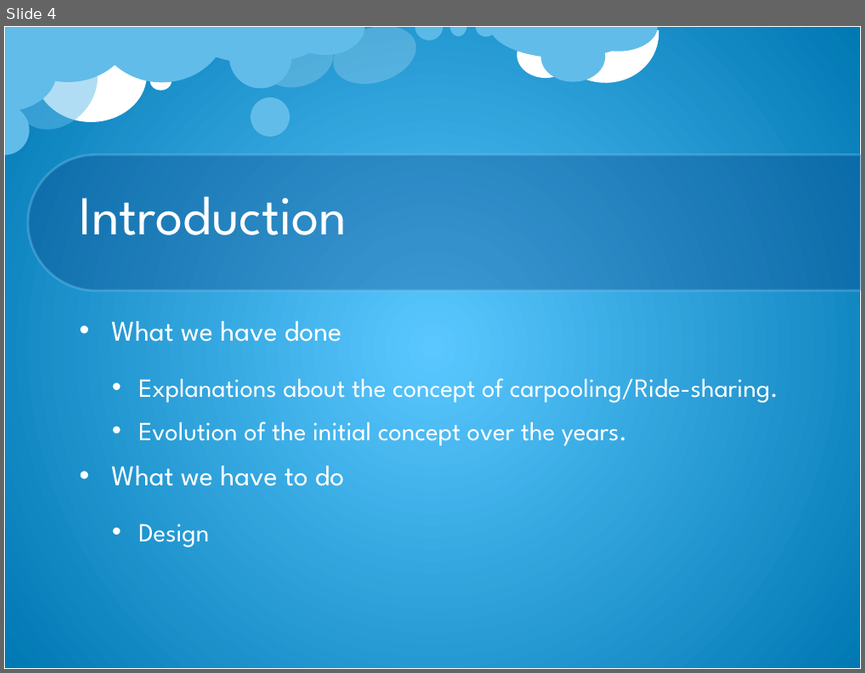
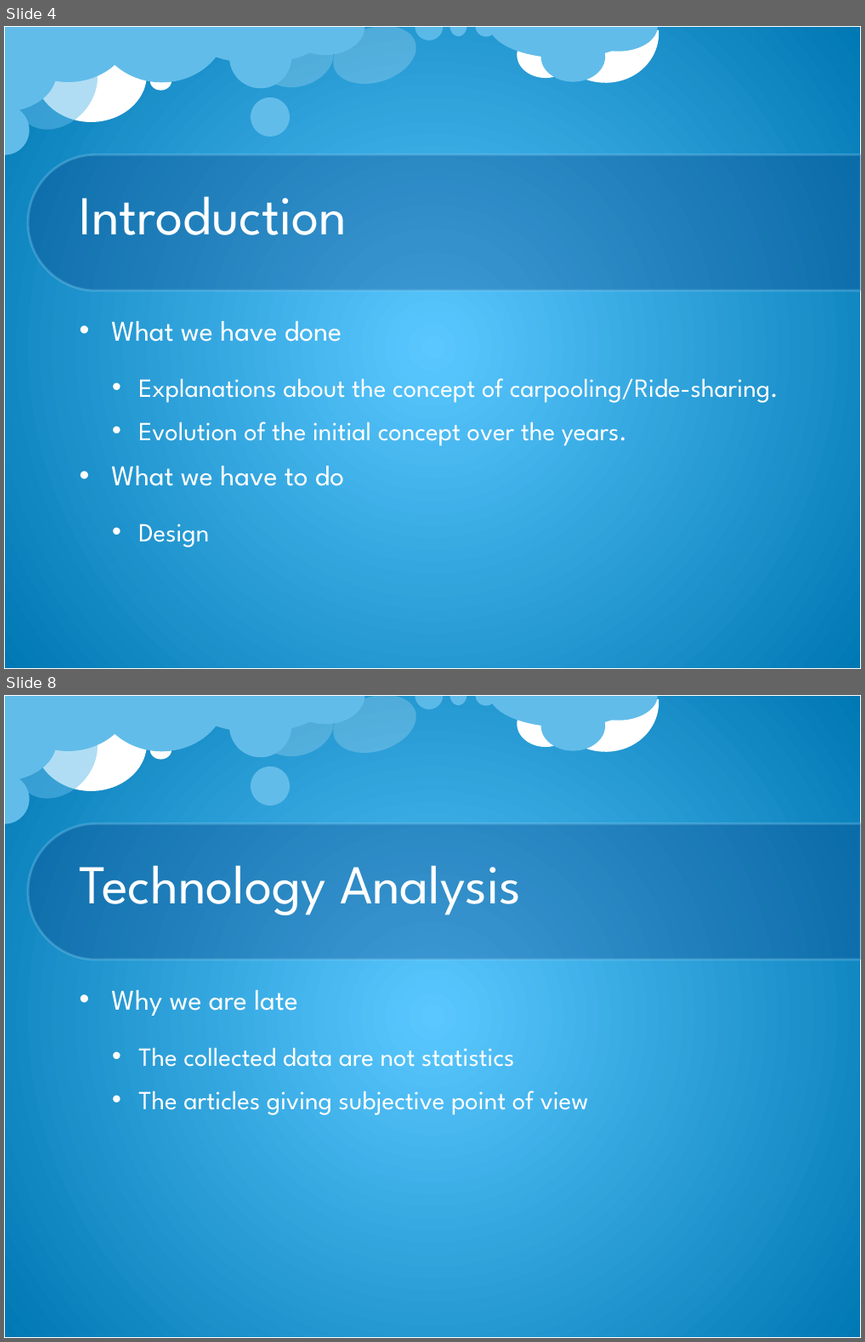
Before and after one commit to Massine/MyChe, a slide deck: Presentations/Presentation3_Progress.pptx. Shown one above the other, each under a label of ours: slide 4 before the commit, slides 4 and 8 after it; the slides between them are not shown. The pictures are 865x673 and 865x1342 pixels, drawn with LibreOffice and Linux fonts; fonts in the diff are those of the drawing; background and template pictures are left out. Boxes give left, top, right and bottom in pixels: in the first picture for what was removed or moved away, otherwise in the second. Text is boxed around its words. In the diff, an @@ line names an element or a change of style, - is before the commit and + after.

```diff
--- a/Presentations/Presentation3_Progress.pptx
+++ b/Presentations/Presentation3_Progress.pptx
@@ slide 8 added at [4, 695, 861, 1338], background picture (left out); not listed: 23 template elements that a slide beside it also shows @@
@@ title added at [80, 865, 522, 915], 46 pt, text #FFFFFF @@
+Technology Analysis
@@ text added at [111, 990, 589, 1115], 22 pt, text #FFFFFF @@
+• Why we are late
+  • The collected data are not statistics
+  • The articles giving subjective point of view
```
Also in this commit, not shown: 2 slides changed, 5 other slides added.
